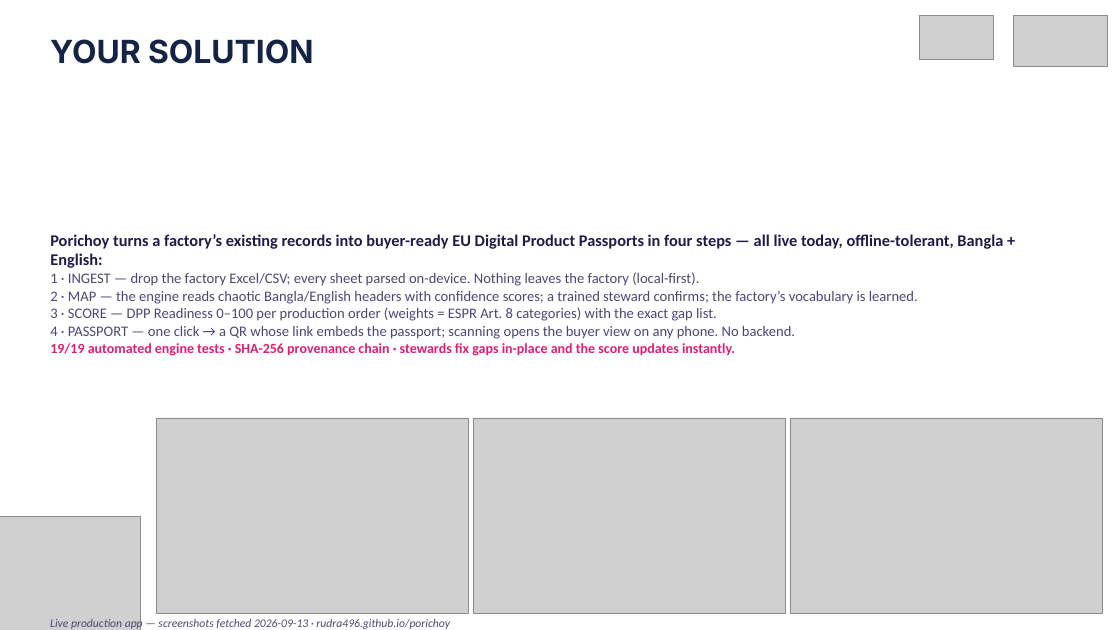
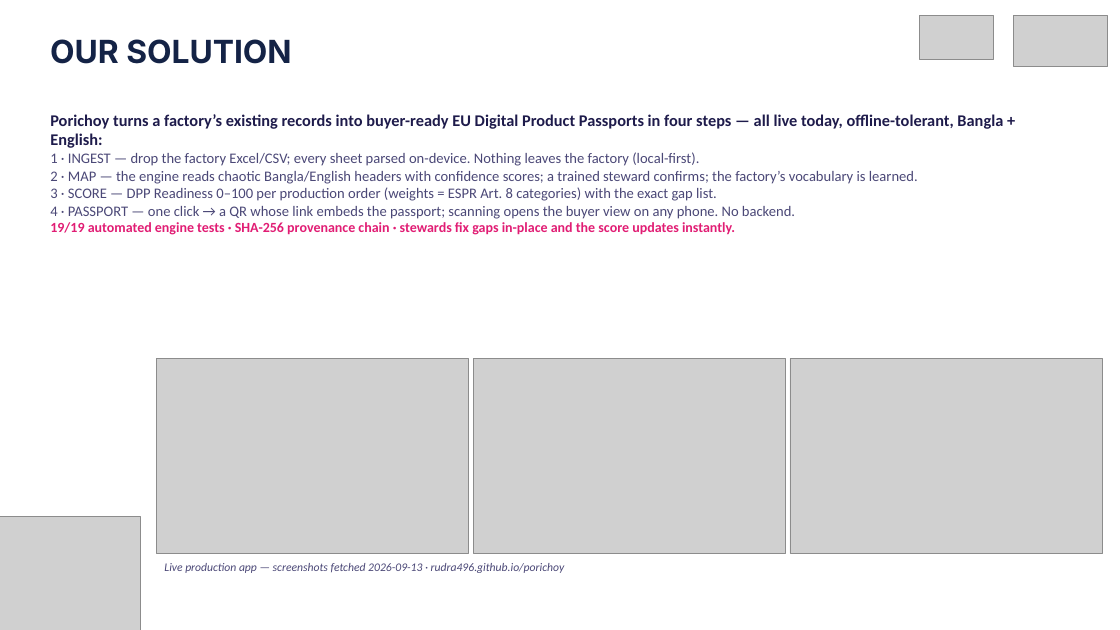
Before and after one commit to rudra496/porichoy, a slide deck: slide 3 of deck/Porichoy_Pitch_Deck.pptx. Drawn at 1120x630 pixels with LibreOffice and Linux fonts; fonts in the diff are those of the drawing; grey boxes stand for pictures. Boxes give left, top, right and bottom in pixels: in the first picture for what was removed or moved away, otherwise in the second. Text is boxed around its words. In the diff, an @@ line names an element or a change of style, - is before the commit and + after.

```diff
--- a/deck/Porichoy_Pitch_Deck.pptx
+++ b/deck/Porichoy_Pitch_Deck.pptx
@@ text at (x1=50, y1=39, x2=291, y2=64): text changed @@
-YOUR SOLUTION
+OUR SOLUTION
@@ text "Porichoy turns a factory’s existing ..." moved from (x1=50, y1=234, x2=1003, y2=356) to (x1=50, y1=114, x2=1003, y2=235) @@
@@ 3 pictures moved together from (x1=156, y1=418, x2=1103, y2=613) to (x1=156, y1=359, x2=1103, y2=554) @@
@@ text "Live production app — screenshots ..." moved from (x1=50, y1=617, x2=450, y2=630) to (x1=164, y1=563, x2=565, y2=573) @@
```
Also in this commit, not shown: 6 other slides changed, 1 other file.
